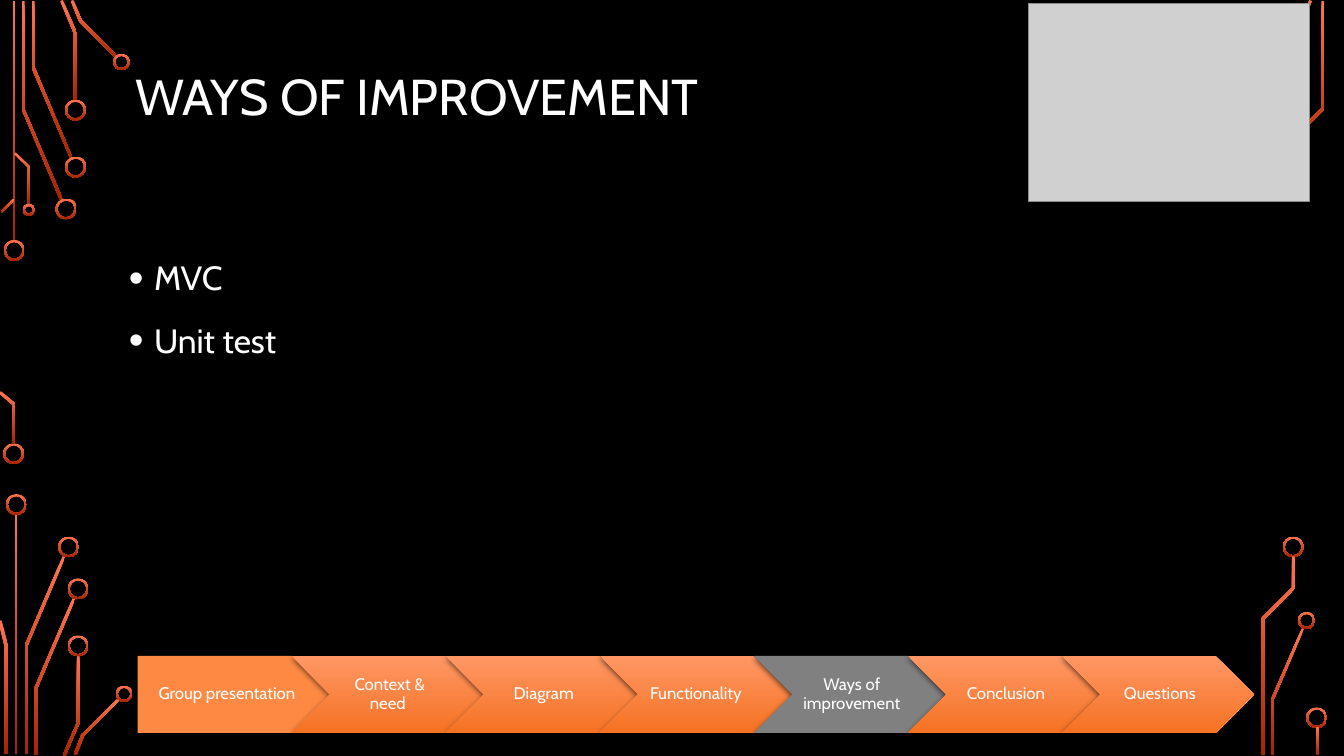
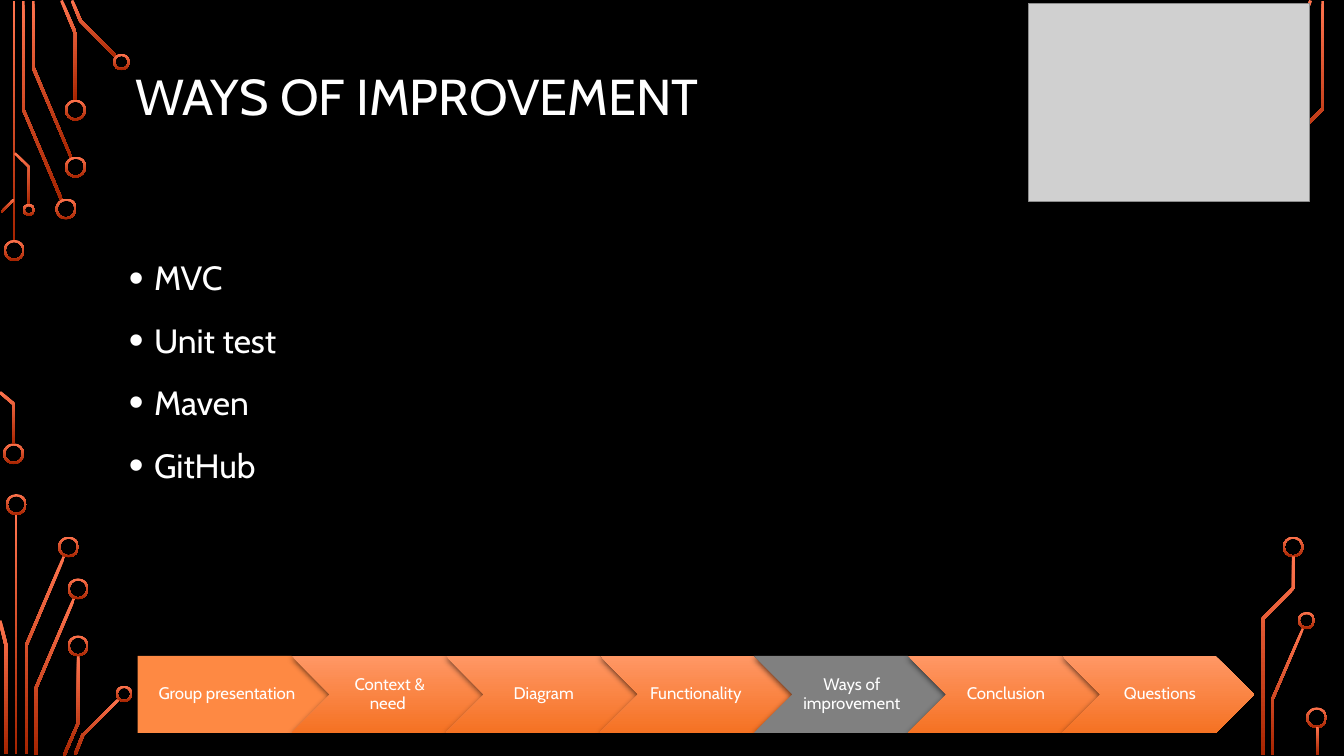
Before and after one commit to Paulbgt/Projet-Java, a slide deck: slide 18 of java project.pptx (slide 16 before the commit). Drawn at 1344x756 pixels with LibreOffice and Linux fonts; fonts in the diff are those of the drawing; grey boxes stand for pictures; background and template pictures are left out. Boxes give left, top, right and bottom in pixels: in the first picture for what was removed or moved away, otherwise in the second. Text is boxed around its words. In the diff, an @@ line names an element or a change of style, - is before the commit and + after.

```diff
--- a/java project.pptx
+++ b/java project.pptx
@@ text at (154, 391, 255, 479): paragraphs added @@
+• Maven
+• GitHub
```
Also in this commit, not shown: 6 other slides changed, 2 slides added.
